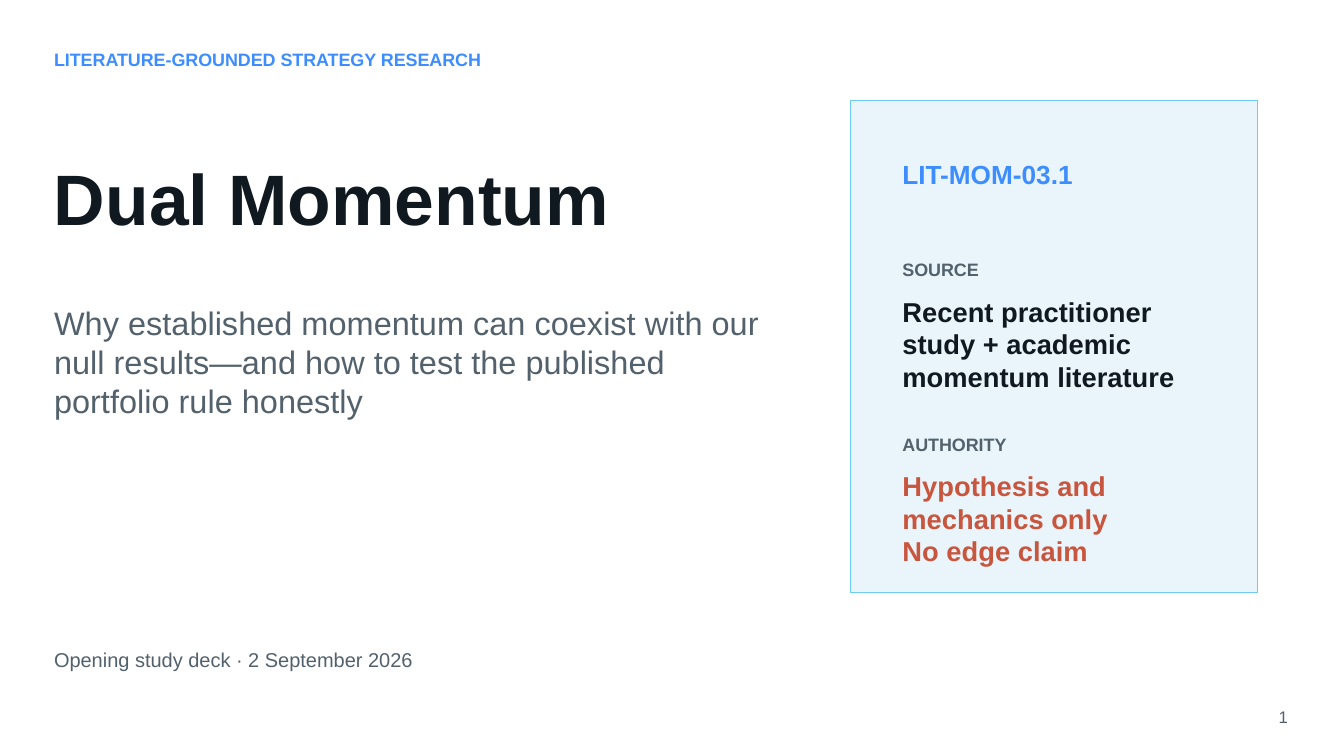
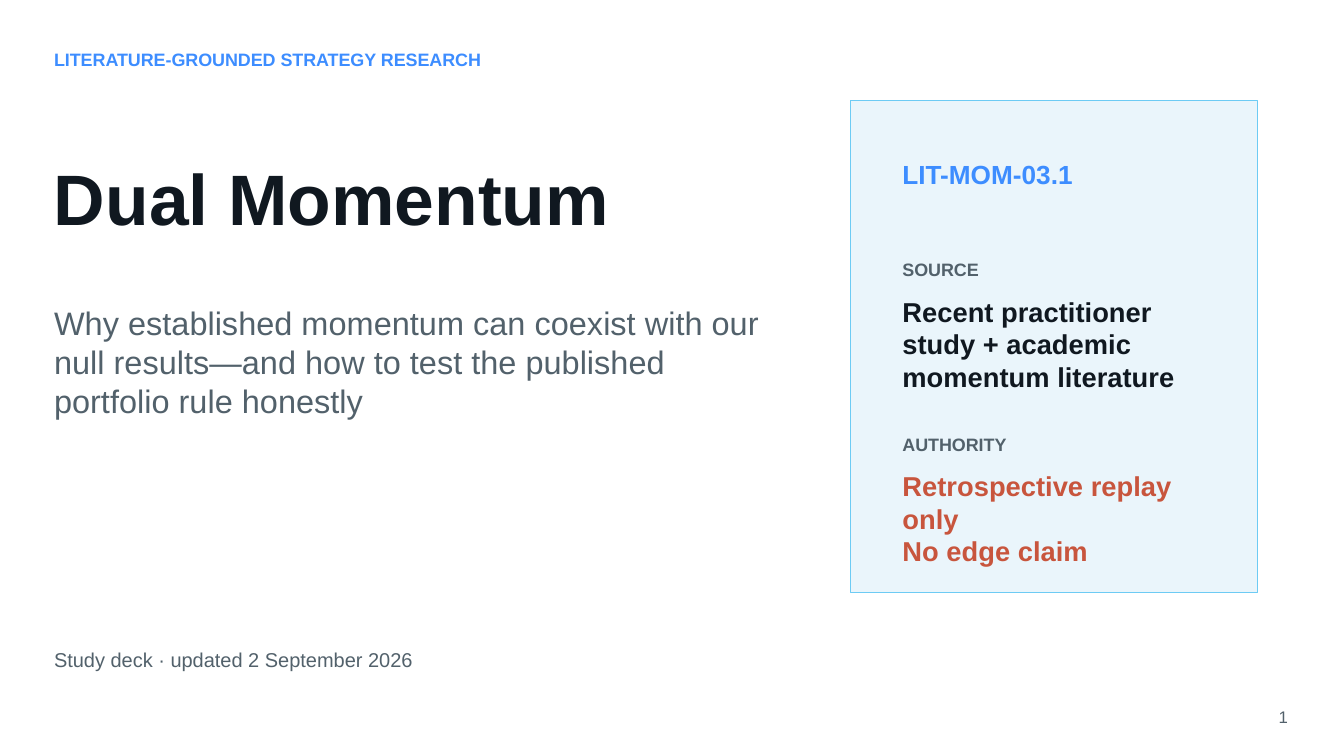
Before and after one commit to Francisc0Franc0/Time-Series-Modeling-Gen5, a slide deck: slide 1 of literature_studies/presentations/gen5_lit_mom_03_1_dual_momentum_study.pptx. Drawn at 1344x756 pixels with LibreOffice and Linux fonts; fonts in the diff are those of the drawing. Boxes give left, top, right and bottom in pixels: in the first picture for what was removed or moved away, otherwise in the second. Text is boxed around its words. In the diff, an @@ line names an element or a change of style, - is before the commit and + after.

```diff
--- a/literature_studies/presentations/gen5_lit_mom_03_1_dual_momentum_study.pptx
+++ b/literature_studies/presentations/gen5_lit_mom_03_1_dual_momentum_study.pptx
@@ text at (902,476,1171,533): text changed @@
-Hypothesis and mechanics only
+Retrospective replay only
@@ text at (54,652,412,671): text changed @@
-Opening study deck · 2 September 2026
+Study deck · updated 2 September 2026
```
Also in this commit, not shown: 6 slides added, 9 other files.
